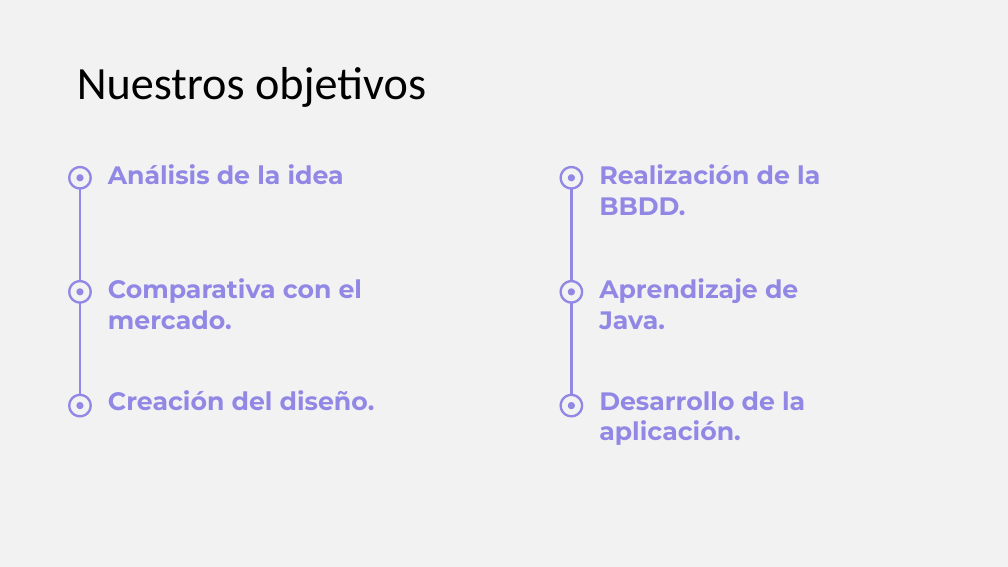
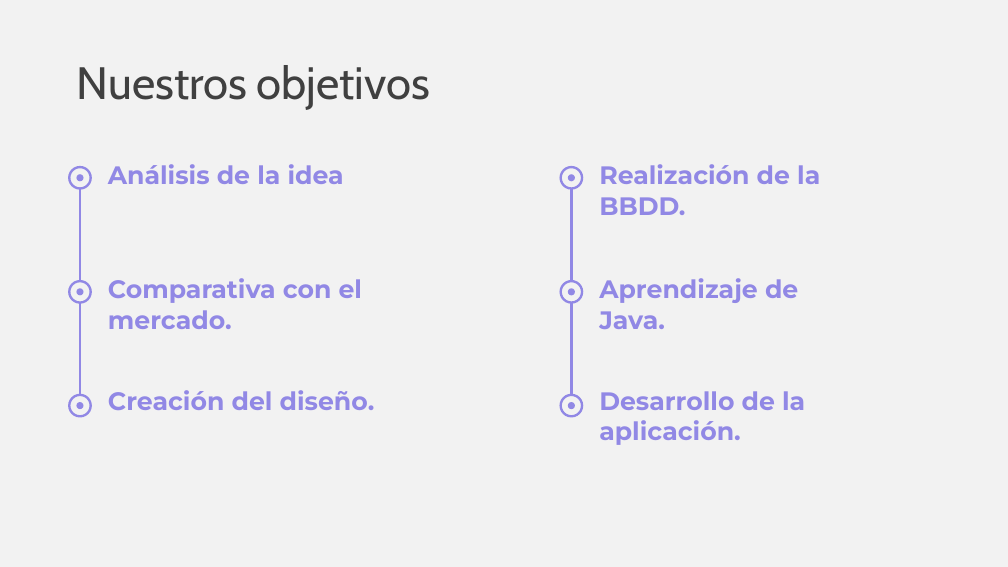
Before and after one commit to AndreaMendez09/TFG_Gestion_Alimentaria_Del_Hogar, a slide deck: slide 2 of Presentacion/Presentación.pptx (slide 3 before the commit). Drawn at 1008x567 pixels with LibreOffice and Linux fonts; fonts in the diff are those of the drawing. Boxes give left, top, right and bottom in pixels: in the first picture for what was removed or moved away, otherwise in the second. Text is boxed around its words. In the diff, an @@ line names an element or a change of style, - is before the commit and + after.

```diff
--- a/Presentacion/Presentación.pptx
+++ b/Presentacion/Presentación.pptx
@@ title "Nuestros objetivos" at <box>77,65,430,110</box>: size 44 to 43.2 pt, font Calibri to Cabin, text colour #000000 to #404040 @@
```
Also in this commit, not shown: 5 other slides changed, 2 slides added, 7 other files.
